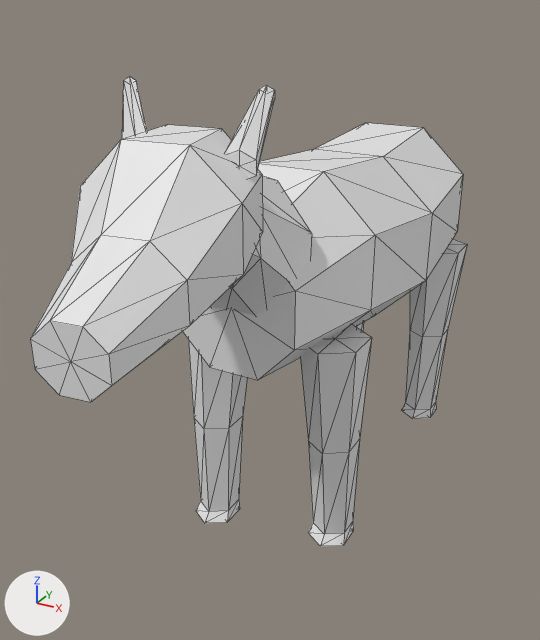
The OBJ model data/animals/onca/eat/3.obj: old version first, new version second.
One viewpoint serves both versions: a 50 mm lens placed at (0.654, -1.547, 1.095), pointed at (-0.131, -0.12, 0.382). Every picture has the same lights, and +X, +Y and +Z are marked at lower left. The picture after the commit comes second. Mesh edges are drawn as thin lines. Where no turn or scale is listed for an object, it has been applied to the vertices.

Names of what the first picture shows: 'onca_eat_3'.
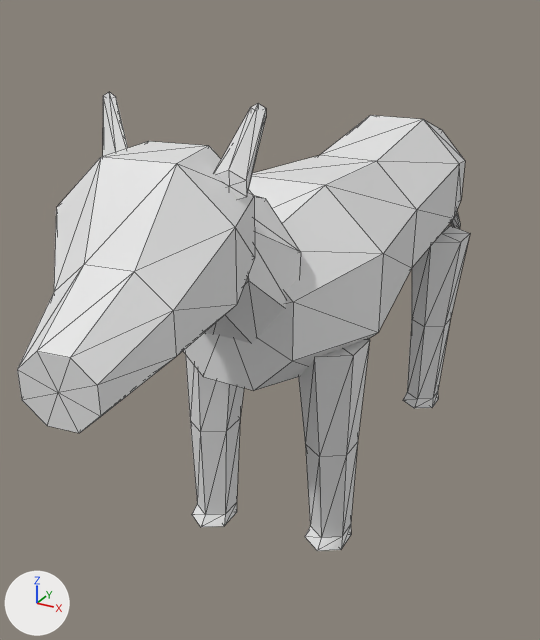
What differs and where, as boxes [x1, y1, x2, y2] in the pictures (540 x 640 px; the box of a moved part takes in the faces that stretch with it):
'onca_eat_3', reshaped
    before: [31, 76, 467, 546]
    after: [17, 92, 470, 551]
part 1 of me_onca_eat_3, moved or reshaped
    before: [189, 341, 247, 523]
    after: [185, 354, 244, 527]
part 2 of me_onca_eat_3, moved or reshaped
    before: [300, 325, 372, 546]
    after: [298, 339, 370, 551]
part 3 of me_onca_eat_3, moved or reshaped
    before: [401, 239, 467, 419]
    after: [403, 226, 470, 409]
part 4 of me_onca_eat_3, moved or reshaped
    before: [211, 176, 312, 316]
    after: [205, 196, 301, 343]
part 5 of me_onca_eat_3, moved or reshaped
    before: [31, 125, 263, 402]
    after: [17, 141, 255, 433]
part 6 of me_onca_eat_3, moved or reshaped
    before: [122, 76, 147, 139]
    after: [103, 92, 128, 156]
part 7 of me_onca_eat_3, moved or reshaped
    before: [226, 85, 275, 178]
    after: [215, 103, 266, 199]
part 8 of me_onca_eat_3, moved or reshaped
    before: [183, 123, 463, 380]
    after: [183, 115, 465, 390]

The change in detail:
me_onca_eat_3 is used by ob_onca_eat_3; location (0.0, 0.0, 0.0).
me_onca_eat_3 had 254 vertices, 468 faces and spanned x -0.2..0.2, y -0.95..0.91, z 0.0..0.98.
me_onca_eat_3 now has 254 vertices, 468 faces and spans x -0.21..0.21, y -0.99..1.0, z 0.0..0.96.
me_onca_eat_3 part 1: the loose piece of 26 vertices spanning x -0.19..-0.07, y -0.43..-0.25, z 0.0..0.48 is moved by (0.0, -0.01, 0.0).
me_onca_eat_3 part 2: the loose piece of 26 vertices spanning x 0.07..0.19, y -0.41..-0.25, z 0.0..0.48 is moved by (0.0, -0.01, 0.0).
me_onca_eat_3 part 3: the loose piece of 26 vertices spanning x 0.07..0.19, y 0.23..0.42, z 0.0..0.48 is moved by (0.0, 0.01, 0.03).
me_onca_eat_3 part 4: the loose piece of 26 vertices spanning x -0.12..0.12, y -0.71..-0.42, z 0.52..0.89 is scaled about its middle by (1.02, 1.01, 1.01), then moved by (0.0, -0.04, -0.02).
me_onca_eat_3 part 5: the loose piece of 34 vertices spanning x -0.11..0.15, y -0.95..-0.59, z 0.63..0.91 is scaled about its middle by (1.05, 0.971, 1.04), then moved by (0.0, -0.04, -0.03).
me_onca_eat_3 part 6: the loose piece of 14 vertices spanning x -0.12..-0.05, y -0.64..-0.61, z 0.85..0.98 is moved by (-0.01, -0.04, -0.02).
me_onca_eat_3 part 7: the loose piece of 14 vertices spanning x 0.08..0.14, y -0.64..-0.61, z 0.85..0.98 is moved by (0.01, -0.04, -0.02).
me_onca_eat_3 part 8: 62 of 254 vertices moved; they spanned x -0.2..0.2, y -0.5..0.91, z 0.13..0.79 and now span x -0.21..0.21, y -0.52..1.0, z 0.33..0.81; mean shift (0.0, 0.02, 0.04); largest move (0.01, 0.91, 0.16) -> (0.01, 1.0, 0.35).
Other edits to the shape of me_onca_eat_3 do not show in these pictures.
